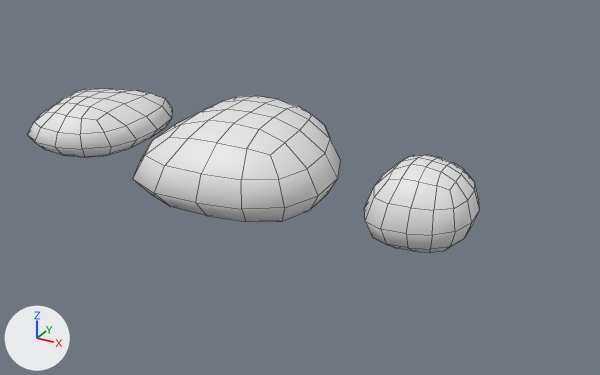
The FBX model plipplop/Assets/Meshes/Props/KM_Rocks01.fbx: old version first, new version second.
Camera for both pictures: a 50 mm lens placed at (0.00236, -0.00683, 0.00336), pointed at (-0.00142, 0.00005, -0.00008). Arrows for +X, +Y and +Z are at lower left; the lights stay in place. Mesh edges are drawn as thin lines. Where no turn or scale is listed for an object, it has been applied to the vertices.

Script lines for the objects in view, before the commit:
```python
me_cube_010 = bpy.data.meshes.new('Cube.010')
me_cube_010.from_pydata(...)  # 98 vertices, 96 faces; spans x -0.00111..0.001, y -0.00101..0.00112, z -0.00029..0.00071
me_cube_010.materials.append(mat_rock)  # white #e7e7e7
me_cube_011 = bpy.data.meshes.new('Cube.011')
me_cube_011.from_pydata(...)  # 98 vertices, 96 faces; spans x -0.000702..0.000681, y -0.000719..0.000759, z -0.000063..0.000539
me_cube_011.materials.append(mat_rock)  # white #e7e7e7
me_cube_014 = bpy.data.meshes.new('Cube.014')
me_cube_014.from_pydata(...)  # 98 vertices, 96 faces; spans x -0.000566..0.000481, y -0.000527..0.000548, z -0.000324..0.000517
me_cube_014.materials.append(mat_rock)  # white #e7e7e7
ob_rock = bpy.data.objects.new('rock', me_cube_010)
ob_rock.location = (-0.00196, 0.0, 0.0)
ob_rock_001 = bpy.data.objects.new('rock.001', me_cube_011)
ob_rock_001.location = (-0.003996, 0.0, 0.0)
ob_rock_002 = bpy.data.objects.new('rock.002', me_cube_014)
ob_rock_002.location = (0.0, 0.0, 0.0)
```
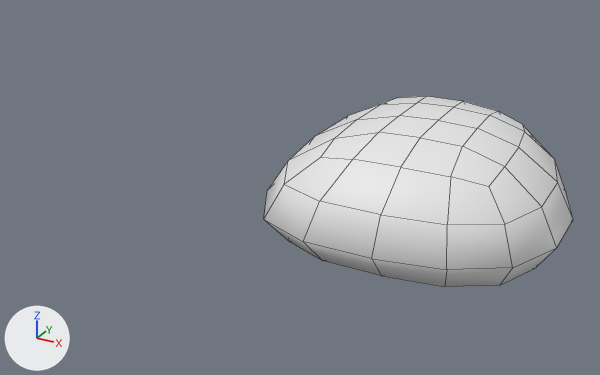
What changed in the scene script:
```text
Change me_cube_011:
    where me_cube_011.from_pydata(...)  # 98 vertices, 96 faces; spans x -0.000702..0.000681, y -0.000719..0.000759, z -0.000063..0.000539
    used by ob_rock_001; location = (-0.003996, 0.0, 0.0)
    me_cube_011 part 3: the whole mesh is multiplied about its middle by the matrix ((1.265, 0.0, 0.0), (0.0, 1.265, 0.0), (0.0, 0.0, 1.265)), then moved by (0.000009, 0.000008, 0.000005)
Change me_cube_010:
    where me_cube_010.from_pydata(...)  # 98 vertices, 96 faces; spans x -0.00111..0.001, y -0.00101..0.00112, z -0.00029..0.00071
    used by ob_rock; location = (-0.00196, 0.0, 0.0)
    me_cube_010 part 2: the whole mesh is scaled about its middle by 1.3, then moved by (-0.00001, 0.00002, 0.0001)
Change me_cube_014:
    where me_cube_014.from_pydata(...)  # 98 vertices, 96 faces; spans x -0.000566..0.000481, y -0.000527..0.000548, z -0.000324..0.000517
    used by ob_rock_002; location = (0.0, 0.0, 0.0)
    me_cube_014 part 1: the whole mesh is multiplied about its middle by the matrix ((1.355, 0.0, 0.0), (0.0, 1.355, 0.0), (0.0, 0.0, 1.355)), then moved by (-0.000005, 0.000012, 0.000082)
Change ob_rock_001:
    ob_rock_001.location: (-0.003996, 0.0, 0.0) -> (0.0, 0.0, 0.0)
Change ob_rock:
    ob_rock.location: (-0.00196, 0.0, 0.0) -> (0.0, 0.0, 0.0)
```

Changed parts and their boxes (x1, y1, x2, y2) in the pictures (600 x 375 px):
'rock', mesh rescaled, moved (48% wider, 51% taller)
    before: (133, 96, 341, 222)
    after: (264, 96, 573, 287)
'rock.002', reshaped (not visible afterwards)
    before: (364, 155, 480, 253)
'rock.001', reshaped, moved (not visible afterwards)
    before: (27, 89, 172, 157)
